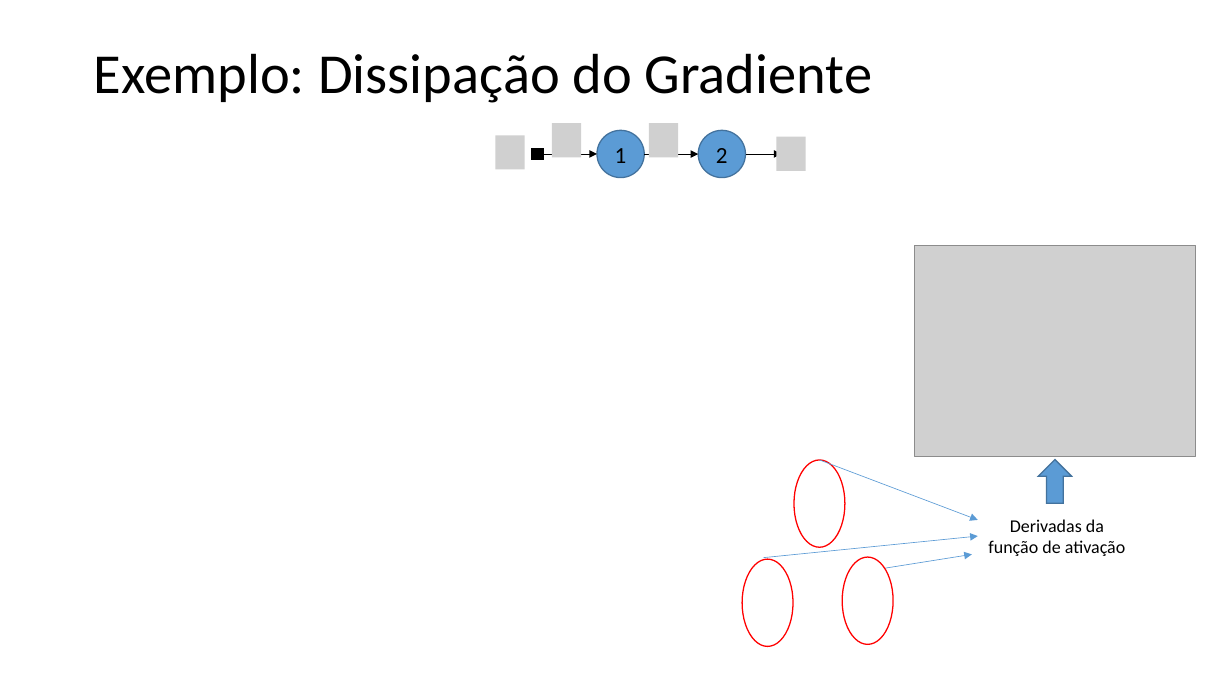
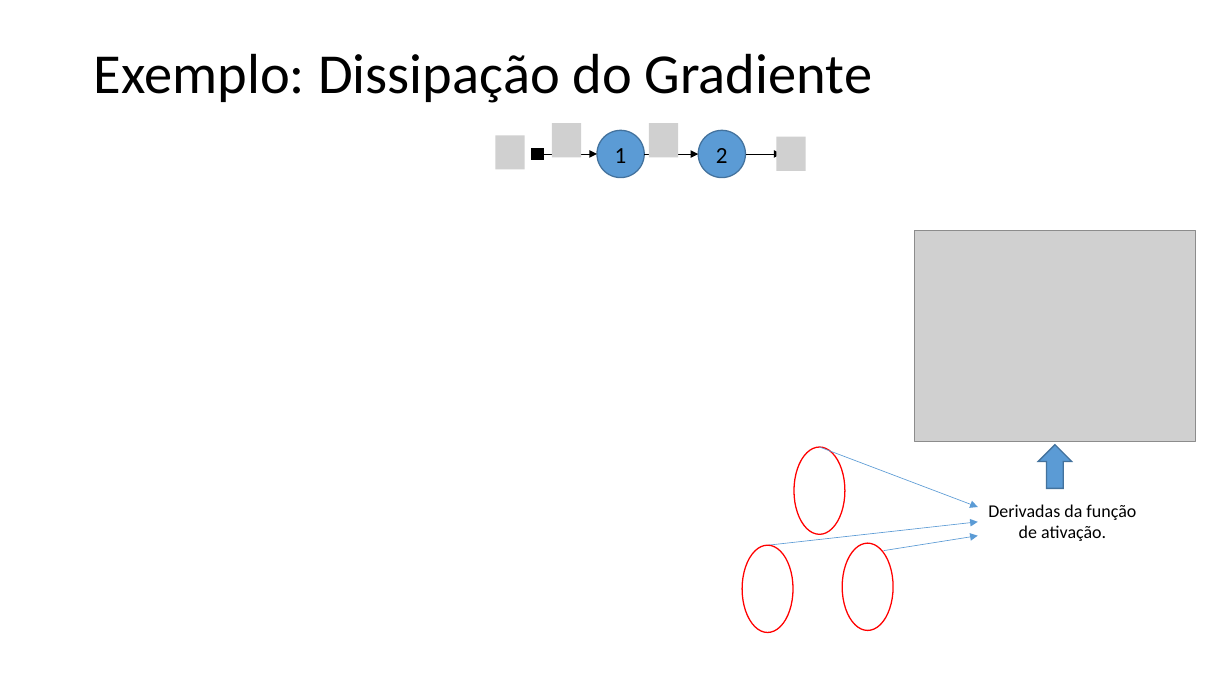
Before and after one commit to zz4fap/t320_aprendizado_de_maquina, a slide deck: slide 13 of slides/T320_Redes_Neurais_Artificiais (Parte II).pptx. Drawn at 1232x693 pixels with LibreOffice and Linux fonts; fonts in the diff are those of the drawing; grey boxes stand for pictures. Boxes give left, top, right and bottom in pixels: in the first picture for what was removed or moved away, otherwise in the second. Text is boxed around its words. In the diff, an @@ line names an element or a change of style, - is before the commit and + after.

```diff
--- a/slides/T320_Redes_Neurais_Artificiais (Parte II).pptx
+++ b/slides/T320_Redes_Neurais_Artificiais (Parte II).pptx
@@ 3 ellipses, 1 picture, 1 arrow, 1 down arrow: place and size @@
-3 ellipses, 1 picture, 1 arrow, 1 down arrow at [742, 245, 1196, 646]
+3 ellipses, 1 picture, 1 arrow, 1 down arrow at [742, 230, 1196, 632]
@@ text at [988, 504, 1136, 541]: text changed @@
-Derivadas da função de ativação
+Derivadas da função de ativação.
@@ arrow moved from (763, 558) - (978, 536) to (768, 545) - (978, 522) @@
@@ arrow moved from (885, 568) - (972, 555) to (884, 551) - (978, 536) @@
```
Also in this commit, not shown: 3 other slides changed, 1 other file.
